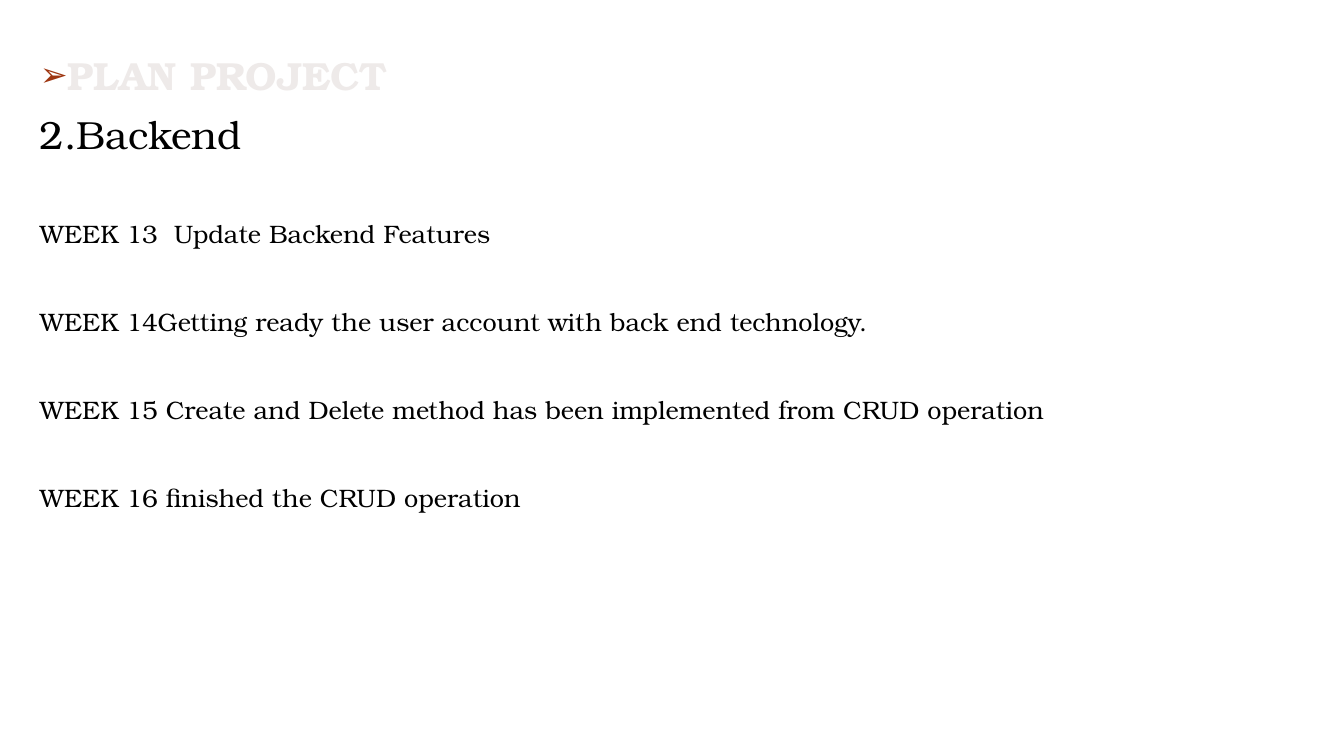
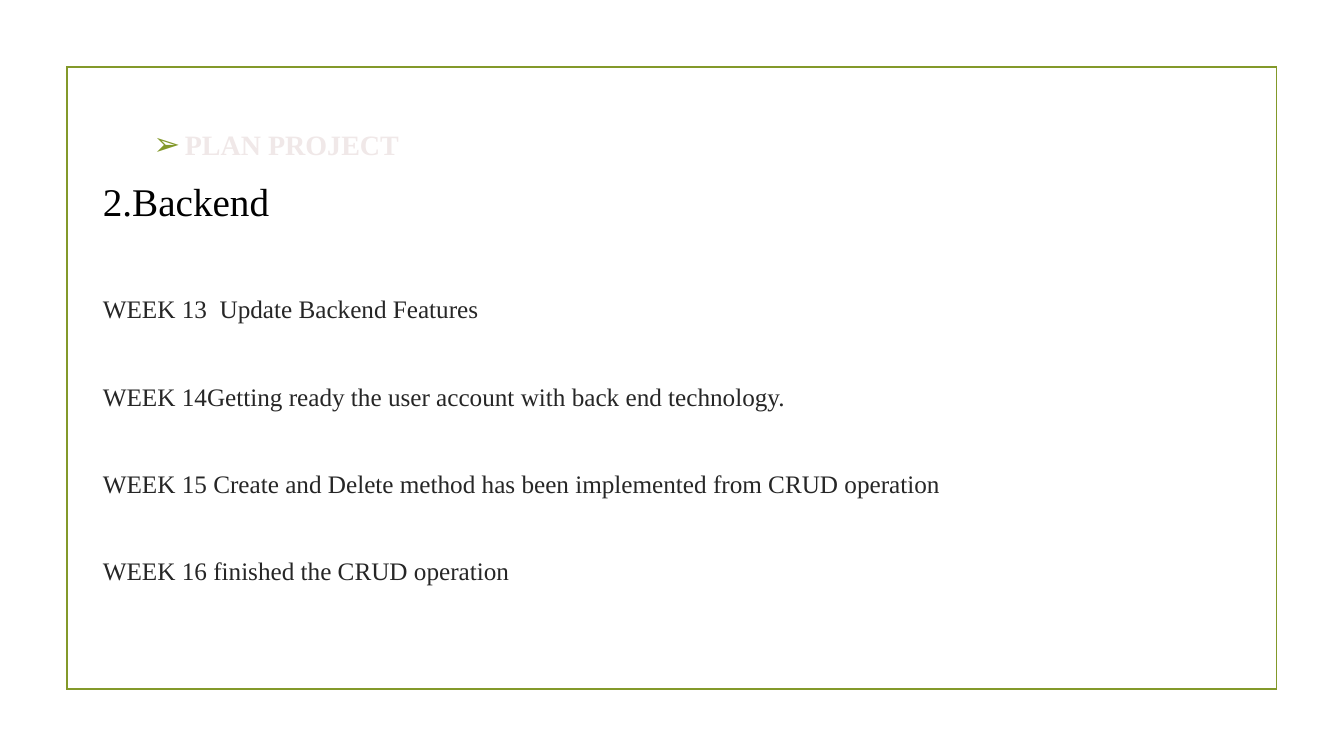
Before and after one commit to melaniD/Online-shopping-for-Women-Site, a slide deck: slide 8 of 2017080108.pptx. Drawn at 1344x756 pixels with LibreOffice and Linux fonts; fonts in the diff are those of the drawing; background and template pictures are left out. Boxes give left, top, right and bottom in pixels: in the first picture for what was removed or moved away, otherwise in the second. Text is boxed around its words. In the diff, an @@ line names an element or a change of style, - is before the commit and + after.

```diff
--- a/2017080108.pptx
+++ b/2017080108.pptx
@@ rectangle added at bbox=[67, 68, 1276, 690], outline #83992A 1.25 pt @@
@@ text "PLAN PROJECT": place and size @@
-text "PLAN PROJECT" at bbox=[40, 121, 1043, 513]
+text "PLAN PROJECT" at bbox=[103, 188, 939, 586]
@@ text "PLAN PROJECT" at bbox=[103, 188, 939, 586]: size 28 to 20 pt, text colour gradient #F4F2F1 to #EFEAE9 to #BDA7A2 to #9A6C5D to gradient #F5F1F0 to #F0E8E8 to #C49C9B to #A64E48, letter outline #343131 0.04 pt to #101010 0.04 pt in "PLAN PROJECT"; font TeX Gyre Bonum to Times New Roman; text colour #000000 to #262626 in "WEEK 13 Update Backend Features", "WEEK 14Getting ready the user account with ...", "WEEK 15 Create and Delete method has ...", "WEEK 16 finished the CRUD operation"; list level 1 to 2 in "PLAN PROJECT"; line spacing 0.9 to 1; bullet colour #9E3611 to #83992A; less space between paragraphs @@
@@ ellipse removed at bbox=[1260, 690, 1305, 734] @@
```
Also in this commit, not shown: 15 other slides changed, 1 slide added, 1 slide removed, 11 other files.
